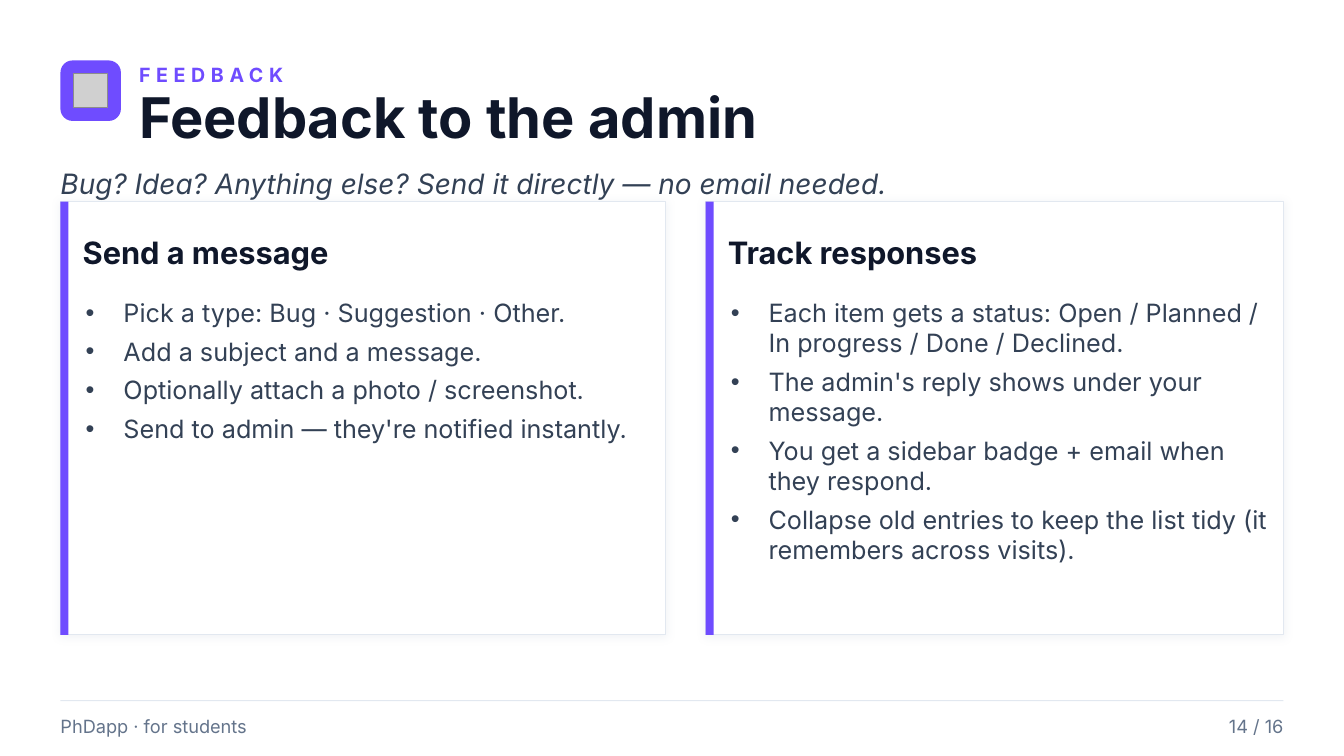
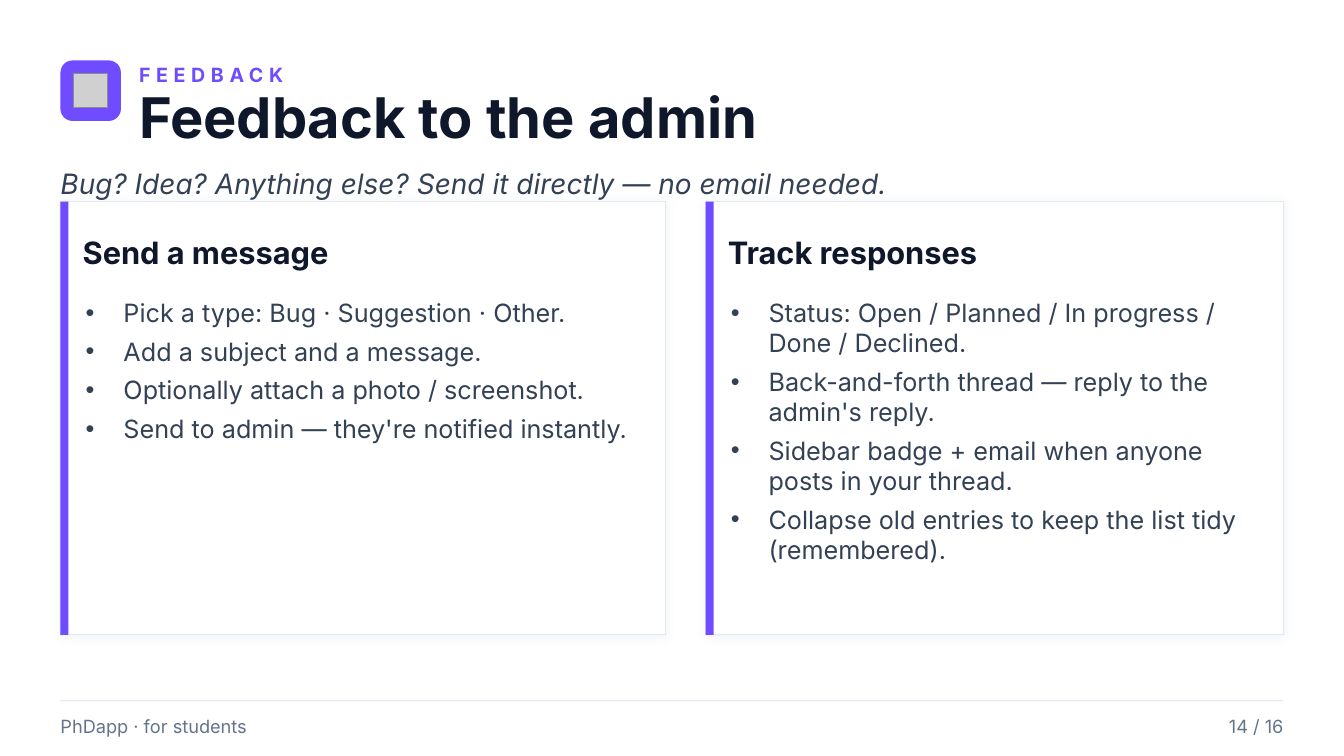
Before and after one commit to rafacastrocsic/phdapp, a slide deck: slide 14 of docs/PhDapp_Student_Overview.pptx. Drawn at 1344x756 pixels with LibreOffice and Linux fonts; fonts in the diff are those of the drawing; grey boxes stand for pictures. Boxes give left, top, right and bottom in pixels: in the first picture for what was removed or moved away, otherwise in the second. Text is boxed around its words. In the diff, an @@ line names an element or a change of style, - is before the commit and + after.

```diff
--- a/docs/PhDapp_Student_Overview.pptx
+++ b/docs/PhDapp_Student_Overview.pptx
@@ text at (x1=769, y1=303, x2=1236, y2=563): text changed @@
-• Each item gets a status: Open / Planned / In progress / Done / Declined.
-• The admin's reply shows under your message.
-• You get a sidebar badge + email when they respond.
-• Collapse old entries to keep the list tidy (it remembers across visits).
+• Status: Open / Planned / In progress / Done / Declined.
+• Back-and-forth thread — reply to the admin's reply.
+• Sidebar badge + email when anyone posts in your thread.
+• Collapse old entries to keep the list tidy (remembered).
```
Also in this commit, not shown: 2 other slides changed, 1 other file.
